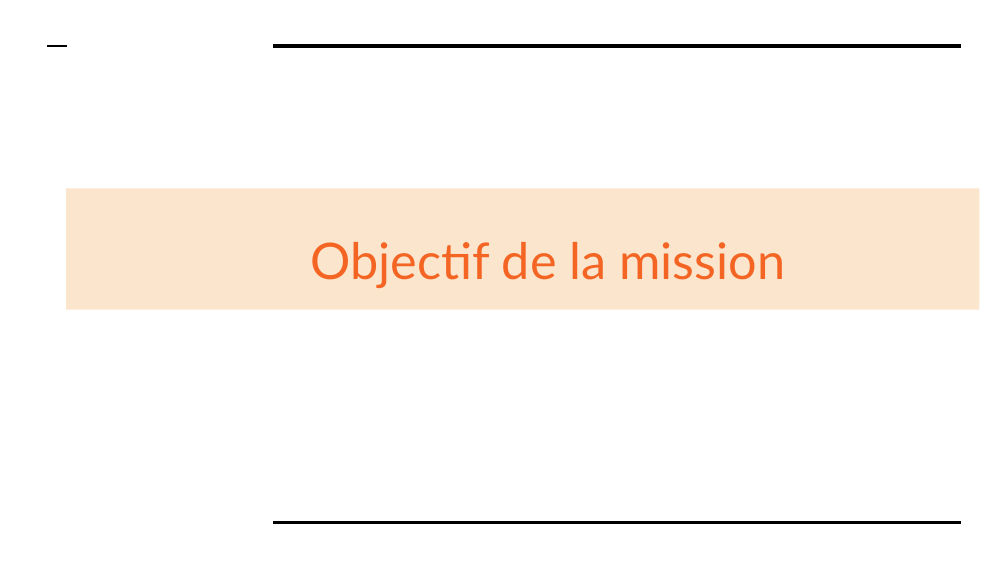
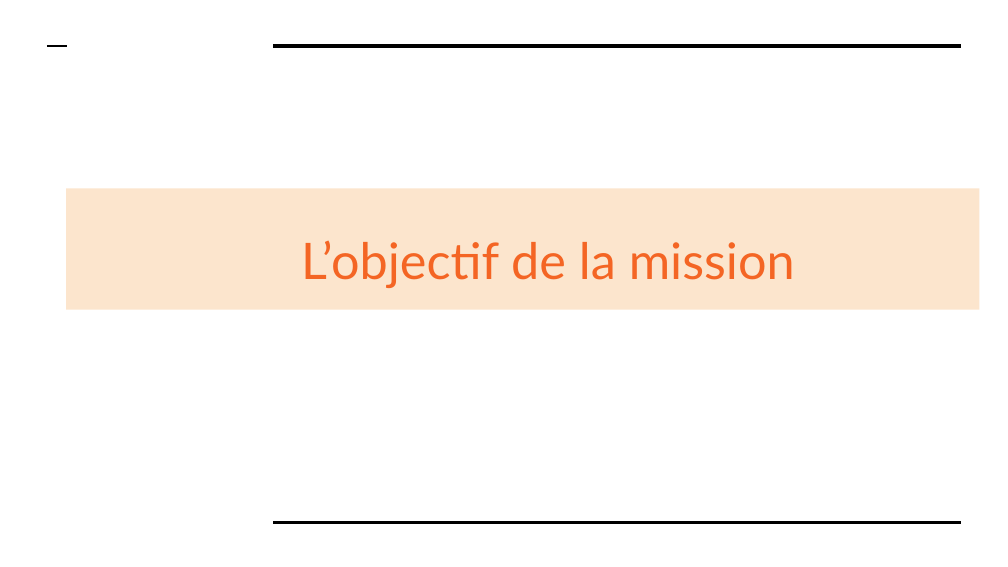
Before and after one commit to massinissa44/Projet-04-blog-pour-un-crivain-, a slide deck: slide 3 of P4_04_Presentation.pptx. Drawn at 1008x567 pixels with LibreOffice and Linux fonts; fonts in the diff are those of the drawing. Boxes give left, top, right and bottom in pixels: in the first picture for what was removed or moved away, otherwise in the second. Text is boxed around its words. In the diff, an @@ line names an element or a change of style, - is before the commit and + after.

```diff
--- a/P4_04_Presentation.pptx
+++ b/P4_04_Presentation.pptx
@@ title at (301,241,795,287): text changed @@
-Objectif de la mission
+L’objectif de la mission
```
Also in this commit, not shown: 2 other slides changed, 13 slides added, 15 slides removed, 15 other files.
